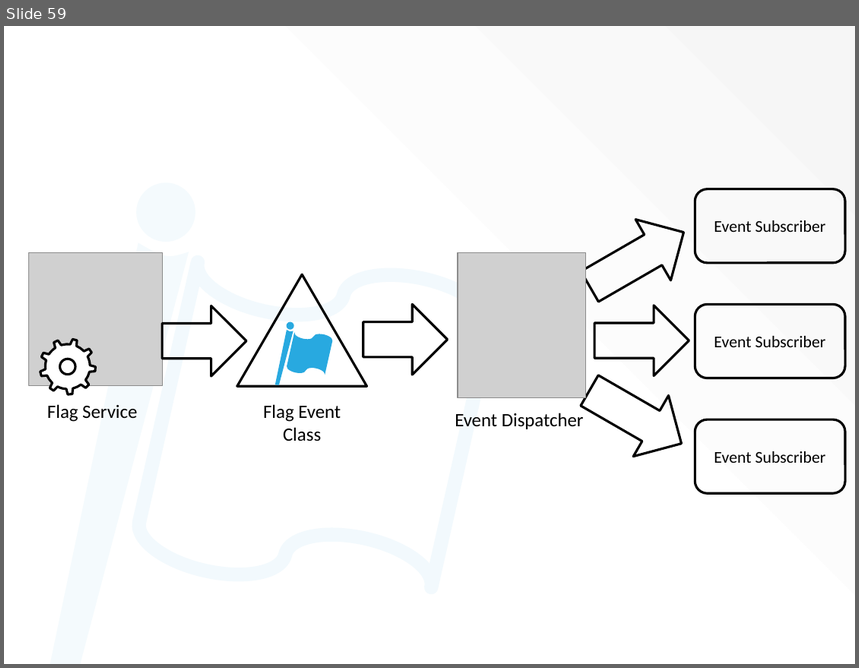
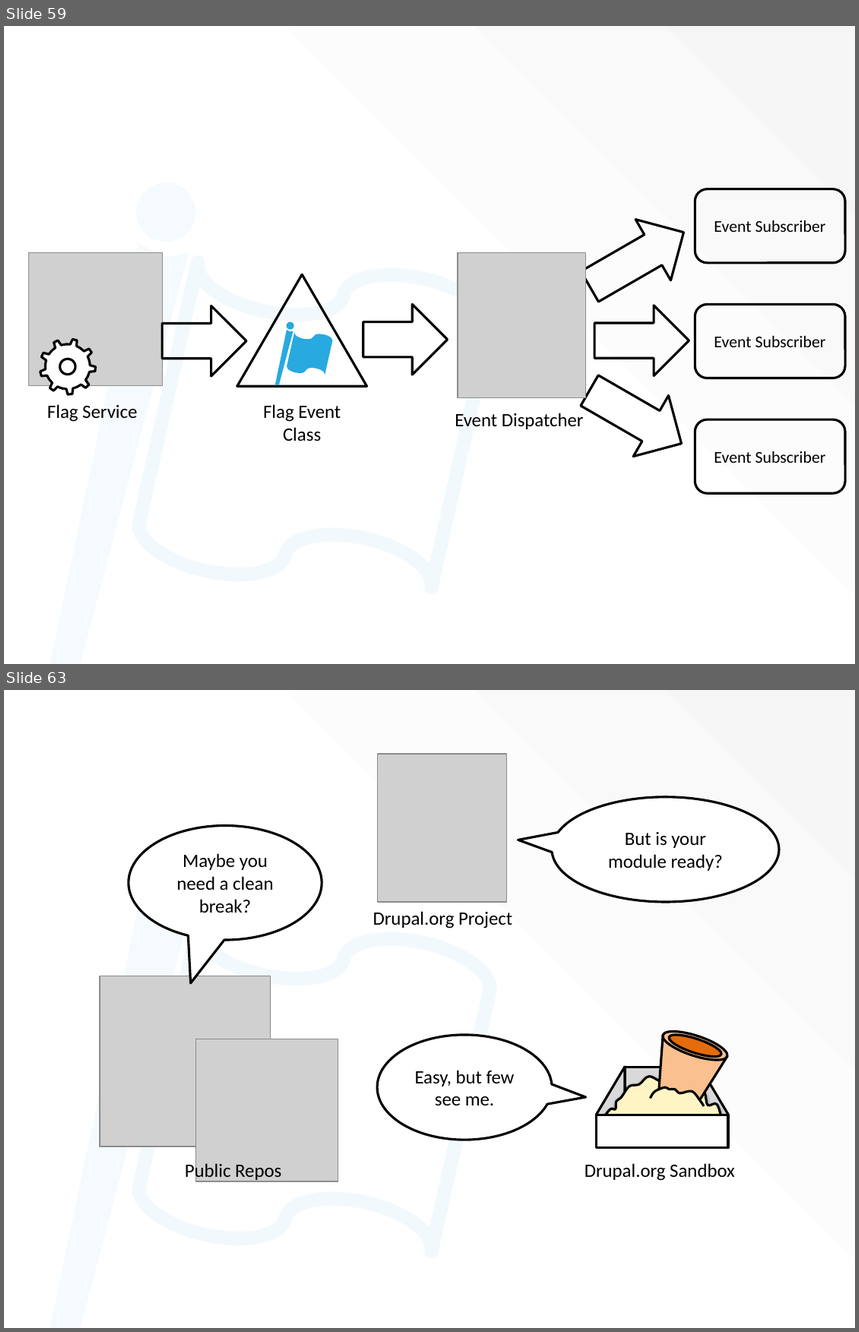
Before and after one commit to socketwench/portingFlagToDrupal8, a slide deck: src/flagOnD8.pptx. Shown one above the other, each under a label of ours: slide 59 before the commit, slides 59 and 63 after it; the slides between them are not shown. The pictures are 859x668 and 859x1332 pixels, drawn with LibreOffice and Linux fonts; fonts in the diff are those of the drawing; grey boxes stand for pictures; background and template pictures are left out. Boxes give left, top, right and bottom in pixels: in the first picture for what was removed or moved away, otherwise in the second. Text is boxed around its words. In the diff, an @@ line names an element or a change of style, - is before the commit and + after.

Commit message:
Copied changes from develop for Drupalcon Latin America 2015.

```diff
--- a/src/flagOnD8.pptx
+++ b/src/flagOnD8.pptx
@@ slide 63 added at (4,690,855,1328), background #FFFFFF; not listed: 4 template elements that a slide beside it also shows @@
@@ picture added at (377,754,506,902) @@
@@ speech bubble added at (552,797,779,902), fill #FFFFFF, outline #000000 2 pt, 16 pt, text #000000 @@
+But is your module ready?
@@ speech bubble added at (129,825,322,939), fill #FFFFFF, outline #000000 2 pt, 16 pt, text #000000 @@
+Maybe you need a clean break?
@@ text added at (373,911,512,929), 16 pt, text #000000 @@
+Drupal.org Project
@@ picture added at (101,976,272,1147) @@
@@ ellipse added at (660,1025,731,1066), fill #FAC090, outline #000000 2 pt @@
@@ ellipse added at (667,1030,724,1061), fill #E46C0A, outline #000000 2 pt @@
@@ picture added at (196,1040,338,1182) @@
@@ speech bubble added at (377,1035,551,1139), fill #FFFFFF, outline #000000 2 pt, 16 pt, text #000000 @@
+Easy, but few see me.
@@ trapezoid added at (645,1036,728,1109), fill #FAC090, outline #000000 2 pt @@
@@ parallelogram added at (597,1067,625,1147), fill #D9D9D9, outline #000000 2 pt @@
@@ freeform shape added at (602,1076,721,1132), fill #FFF5C4, outline #000000 2 pt @@
@@ rectangle added at (624,1067,699,1099), fill #D9D9D9, outline #000000 2 pt @@
@@ parallelogram added at (700,1067,728,1147), fill #D9D9D9, outline #000000 2 pt @@
@@ freeform shape added at (650,1087,704,1106), fill #FFF5C4, outline #000000 2 pt @@
@@ rectangle added at (597,1116,728,1149), fill #FFFFFF, outline #000000 2 pt @@
@@ text added at (185,1161,281,1181), 16 pt, text #000000 @@
+Public Repos
@@ text added at (585,1163,735,1181), 16 pt, text #000000 @@
+Drupal.org Sandbox
```
Also in this commit, not shown: 7 slides changed, 7 other slides added, 27 other files.
